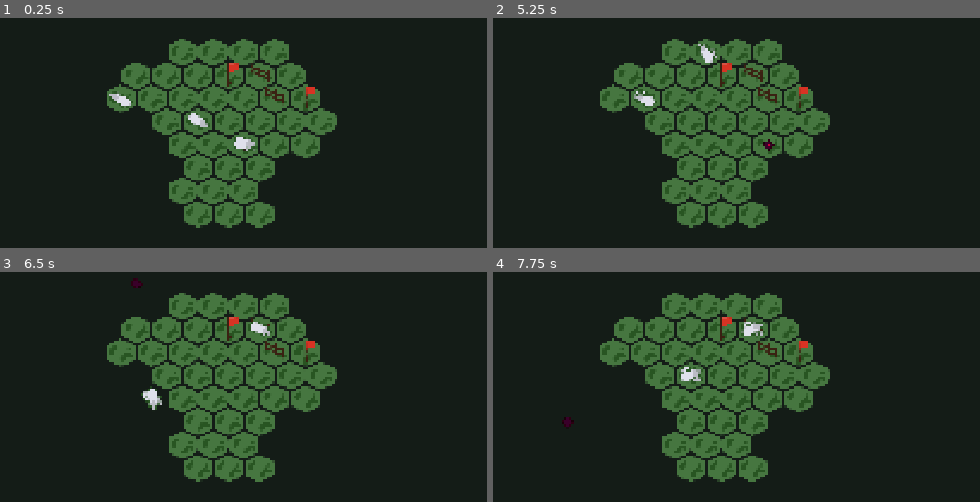
Above: before the commit, frames 1-4 (two rows, left to right).
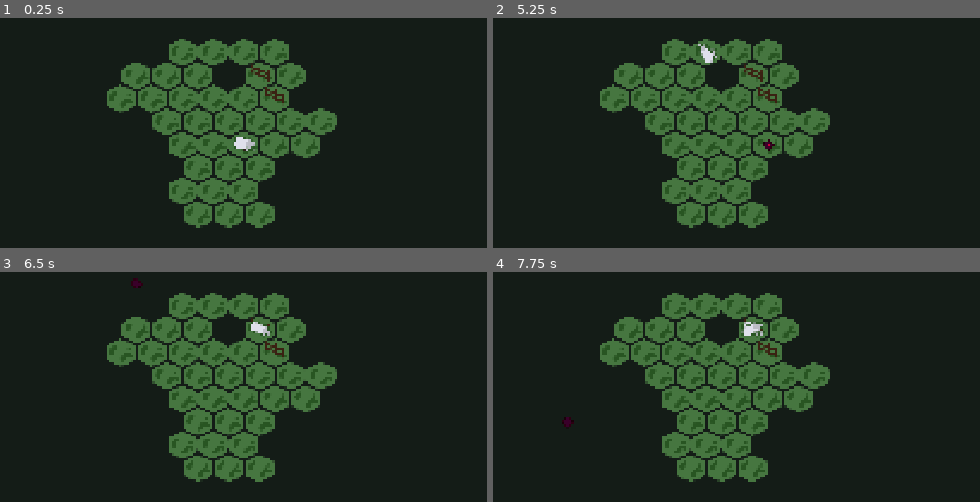
Above: after the commit, the same moments.

Repository: zunda-arrow/Sheep
Game: Godot game, scene res://game/Level.tscn
Same seed, same stepped clock (60 frames per second), same inputs: the game is played once before the commit and once after it. Before the commit the project starts from res://game.tscn. The engine's default icon, where the game draws it, is replaced by a stand-in: a white triangle on a blue panel in a dark square.
Inputs (mouse positions are in pixels of both pictures, inside the frame that each line leads up to):
- Up to frame 1 (0.25 s): no input
- Up to frame 2 (5.25 s): tap Enter at 0.5, 2, 3.5 s; move the mouse to (911, 123) at 0.52 s; click (911, 123) at 0.67 s; tap Space at 1.25, 2.75, 4.25 s; move the mouse to (575, 167) at 1.27 s; click (575, 167) at 1.42 s; move the mouse to (814, 47) at 2.02 s; click (814, 47) at 2.17 s; move the mouse to (697, 236) at 2.77 s; click (697, 236) at 2.92 s; move the mouse to (975, 213) at 3.52 s; click (975, 213) at 3.67 s; move the mouse to (497, 77) at 4.27 s; click (497, 77) at 4.42 s; move the mouse to (775, 146) at 5.02 s; click (775, 146) at 5.17 s
- Up to frame 3 (6.5 s): move the mouse to (121, 288) at 5.77 s; click (121, 288) at 5.92 s
- Up to frame 4 (7.75 s): move the mouse to (911, 377) at 6.52 s; click (911, 377) at 6.67 s; move the mouse to (575, 421) at 7.27 s; click (575, 421) at 7.42 s

The runs differ from the first frame. In frame 1, 1.4% of the frame differs, in the area x 22-66%, y 19-48%; in frame 2, 1.3%; in frame 3, 1.4%; in frame 4, 1.3%.

Commit message:
reorganize

Diff:
--- a/game.tscn
+++ b/game/Level.tscn
@@ -1,13 +1,12 @@
-[gd_scene load_steps=15 format=3 uid="uid://4wv1m2pigswx"]
+[gd_scene load_steps=14 format=3 uid="uid://4wv1m2pigswx"]
 
-[ext_resource type="Script" uid="uid://lmcihwyr16ob" path="res://game.gd" id="1_80nbo"]
-[ext_resource type="Texture2D" uid="uid://b5xt2jac1shhj" path="res://grass1.png" id="2_7jktm"]
-[ext_resource type="Texture2D" uid="uid://cjnobcrj0ht66" path="res://icon.svg" id="2_e2o6t"]
-[ext_resource type="Script" uid="uid://cc12my3fudb5h" path="res://mouse_clicked.gd" id="3_fc0e3"]
-[ext_resource type="Texture2D" uid="uid://b6l5nn3pv3nc4" path="res://fence.png" id="3_j5wjh"]
-[ext_resource type="Script" uid="uid://rr2x0k14x7pc" path="res://sheep.gd" id="4_fc0e3"]
-[ext_resource type="Texture2D" uid="uid://i0i1nkqqic8a" path="res://flagpost.png" id="4_vef74"]
-[ext_resource type="Texture2D" uid="uid://bf4untoam7oaj" path="res://sheep.png" id="5_ryrav"]
+[ext_resource type="Script" uid="uid://lmcihwyr16ob" path="res://game/game.gd" id="1_7mm0i"]
+[ext_resource type="Texture2D" uid="uid://b5xt2jac1shhj" path="res://assets/grass1.png" id="2_7k0uw"]
+[ext_resource type="Texture2D" uid="uid://b6l5nn3pv3nc4" path="res://assets/fence.png" id="3_ba402"]
+[ext_resource type="Texture2D" uid="uid://i0i1nkqqic8a" path="res://assets/flagpost.png" id="4_gonph"]
+[ext_resource type="Texture2D" uid="uid://cjnobcrj0ht66" path="res://icon.svg" id="5_8c4p7"]
+[ext_resource type="Script" uid="uid://cc12my3fudb5h" path="res://game/mouse_clicked.gd" id="6_btryw"]
+[ext_resource type="PackedScene" uid="uid://bsm5fyc441t35" path="res://game/Sheep.tscn" id="7_7k0uw"]
 
 [sub_resource type="Gradient" id="Gradient_ryrav"]
 colors = PackedColorArray(0.0823529, 0.109804, 0.0901961, 1, 0.0823529, 0.109804, 0.0901961, 1)
@@ -17,18 +16,18 @@
 
 [sub_resource type="TileSetAtlasSource" id="TileSetAtlasSource_ryrav"]
 resource_name = "Grass"
-texture = ExtResource("2_7jktm")
+texture = ExtResource("2_7k0uw")
 texture_region_size = Vector2i(70, 64)
 0:0/0 = 0
 
 [sub_resource type="TileSetAtlasSource" id="TileSetAtlasSource_eow3j"]
-texture = ExtResource("3_j5wjh")
+texture = ExtResource("3_ba402")
 texture_region_size = Vector2i(70, 64)
 0:0/0 = 0
 
 [sub_resource type="TileSetAtlasSource" id="TileSetAtlasSource_j5wjh"]
-texture = ExtResource("4_vef74")
-texture_region_size = Vector2i(70, 64)
+texture = ExtResource("4_gonph")
+texture_region_size = Vector2i(1, 1)
 0:0/0 = 0
 
 [sub_resource type="TileSet" id="TileSet_mwb40"]
@@ -39,7 +38,7 @@
 sources/3 = SubResource("TileSetAtlasSource_j5wjh")
 
 [node name="Node2D" type="Node2D"]
-script = ExtResource("1_80nbo")
+script = ExtResource("1_7mm0i")
 
 [node name="Sprite2D" type="Sprite2D" parent="."]
 position = Vector2(1085.44, 547)
@@ -56,23 +55,8 @@
 position = Vector2(826.164, 519.867)
 rotation = 0.876449
 scale = Vector2(0.169392, 0.169392)
-texture = ExtResource("2_e2o6t")
-script = ExtResource("3_fc0e3")
+texture = ExtResource("5_8c4p7")
+script = ExtResource("6_btryw")
 
-[node name="Sheep2" type="Sprite2D" parent="."]
-position = Vector2(855, 480)
-texture = ExtResource("5_ryrav")
-script = ExtResource("4_fc0e3")
-
-[node name="SheepGoTo" type="Sprite2D" parent="Sheep2"]
-visible = false
-texture = ExtResource("5_ryrav")
-
-[node name="Sheep" type="Sprite2D" parent="."]
-position = Vector2(964, 537)
-texture = ExtResource("5_ryrav")
-script = ExtResource("4_fc0e3")
-
-[node name="SheepGoTo" type="Sprite2D" parent="Sheep"]
-visible = false
-texture = ExtResource("5_ryrav")
+[node name="Sheep" parent="." instance=ExtResource("7_7k0uw")]
+position = Vector2(961, 538)
--- /dev/null
+++ b/game/Sheep.tscn
@@ -0,0 +1,12 @@
+[gd_scene load_steps=3 format=3 uid="uid://bsm5fyc441t35"]
+
+[ext_resource type="Texture2D" uid="uid://bf4untoam7oaj" path="res://assets/sheep.png" id="1_2t8l0"]
+[ext_resource type="Script" uid="uid://rr2x0k14x7pc" path="res://game/sheep.gd" id="2_gy1di"]
+
+[node name="Sheep" type="Sprite2D"]
+texture = ExtResource("1_2t8l0")
+script = ExtResource("2_gy1di")
+
+[node name="SheepGoTo" type="Sprite2D" parent="."]
+visible = false
+texture = ExtResource("1_2t8l0")
--- a/game.gd
+++ b/game/game.gd
@@ -4,13 +4,14 @@
 
 
 var truck_pos = Vector2(2, 2)
-@onready var sheepen: Array[Sheep] = [
-	$Sheep,
-	$Sheep2,
-]
+@onready var sheepen: Array[Sheep]
 
 func _ready() -> void:
 	mouse_pos = $TileMap.get_local_mouse_position()
+
+	for child in get_children():
+		if child is Sheep:
+			sheepen.push_back(child)
 
 func _process(delta: float) -> void:
 	for sheep in sheepen:
Renamed: fence.png -> assets/fence.png
Not shown, changed: assets/fence.png.import
Renamed: flagpost.png -> assets/flagpost.png
Not shown, changed: assets/flagpost.png.import
Renamed: goal.png -> assets/goal.png
Not shown, changed: assets/goal.png.import
Renamed: grass1.png -> assets/grass1.png
Not shown, changed: assets/grass1.png.import
Renamed: grass2.png -> assets/grass2.png
Not shown, changed: assets/grass2.png.import
Renamed: sheep.png -> assets/sheep.png
Not shown, changed: assets/sheep.png.import
(and 5 more such lines)
